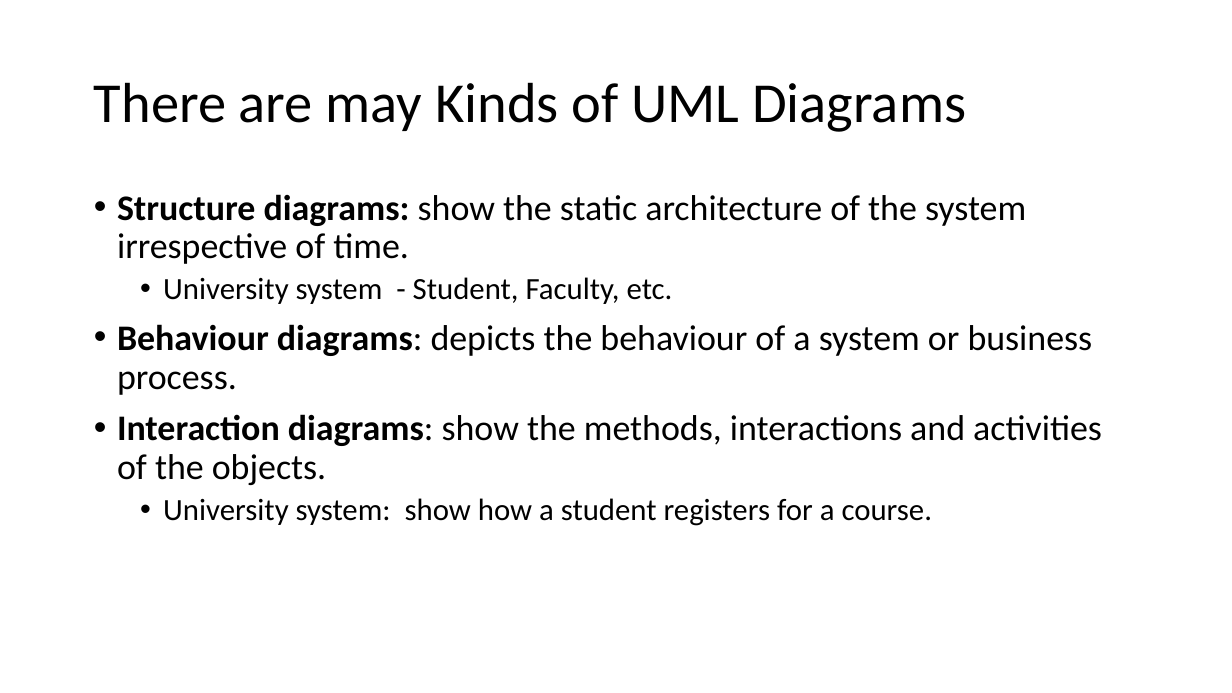
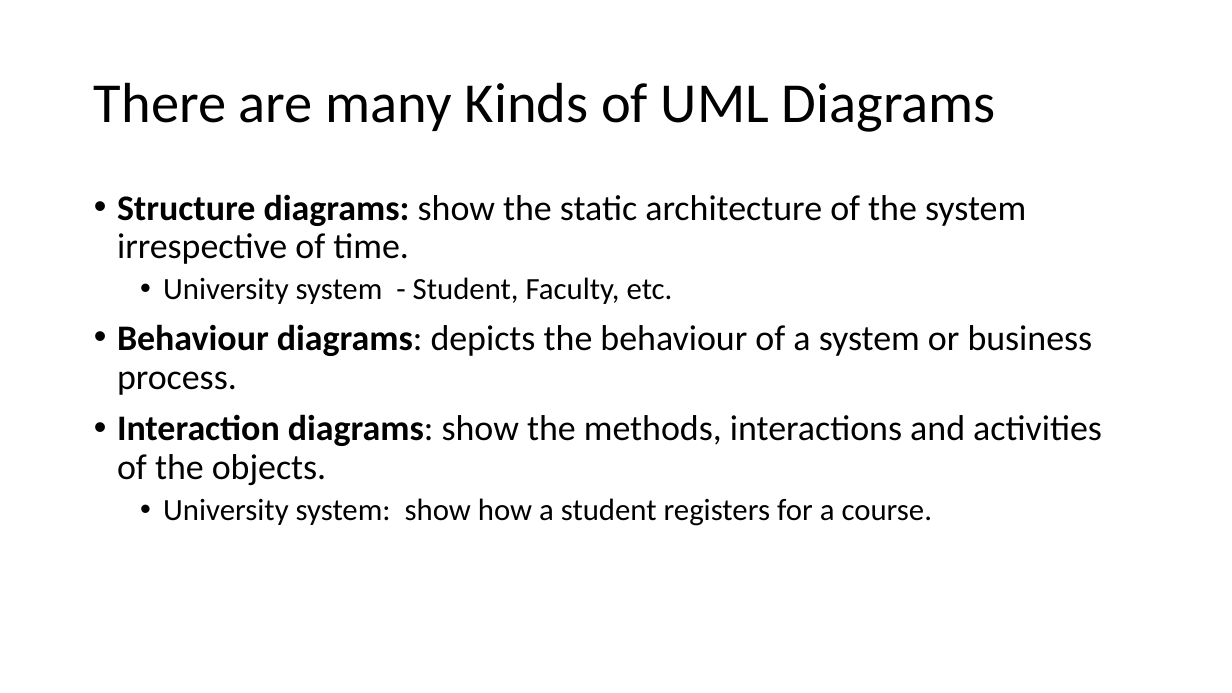
Before and after one commit to johnxu21/johnxu21.github.io, a slide deck: slide 12 of teaching/CS472/Timetable/OOD-V2.pptx. Drawn at 1232x693 pixels with LibreOffice and Linux fonts; fonts in the diff are those of the drawing. Boxes give left, top, right and bottom in pixels: in the first picture for what was removed or moved away, otherwise in the second. Text is boxed around its words. In the diff, an @@ line names an element or a change of style, - is before the commit and + after.

```diff
--- a/teaching/CS472/Timetable/OOD-V2.pptx
+++ b/teaching/CS472/Timetable/OOD-V2.pptx
@@ title at bbox=[94, 82, 996, 132]: text changed @@
-There are may Kinds of UML Diagrams
+There are many Kinds of UML Diagrams
```
Also in this commit, not shown: 2 other slides changed, 2 other files.
